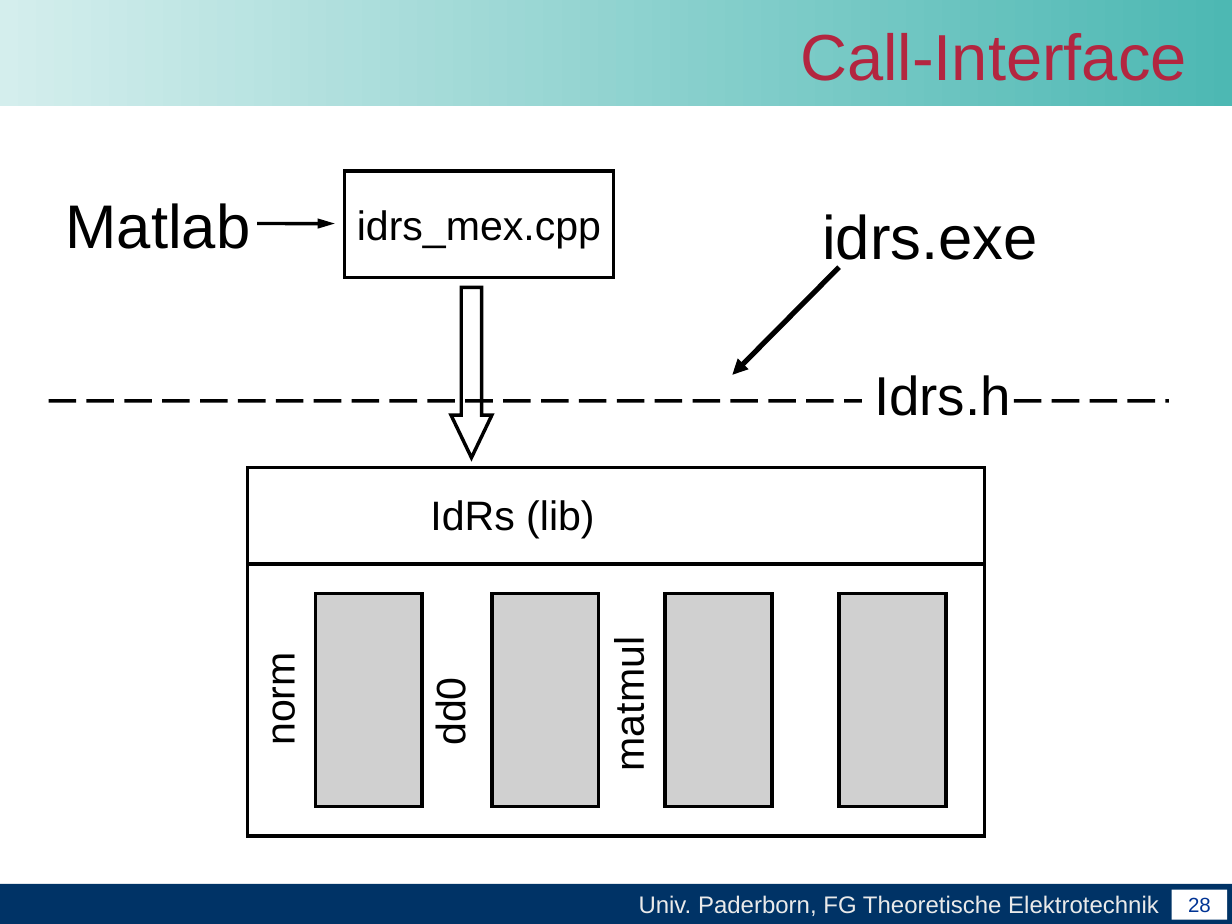
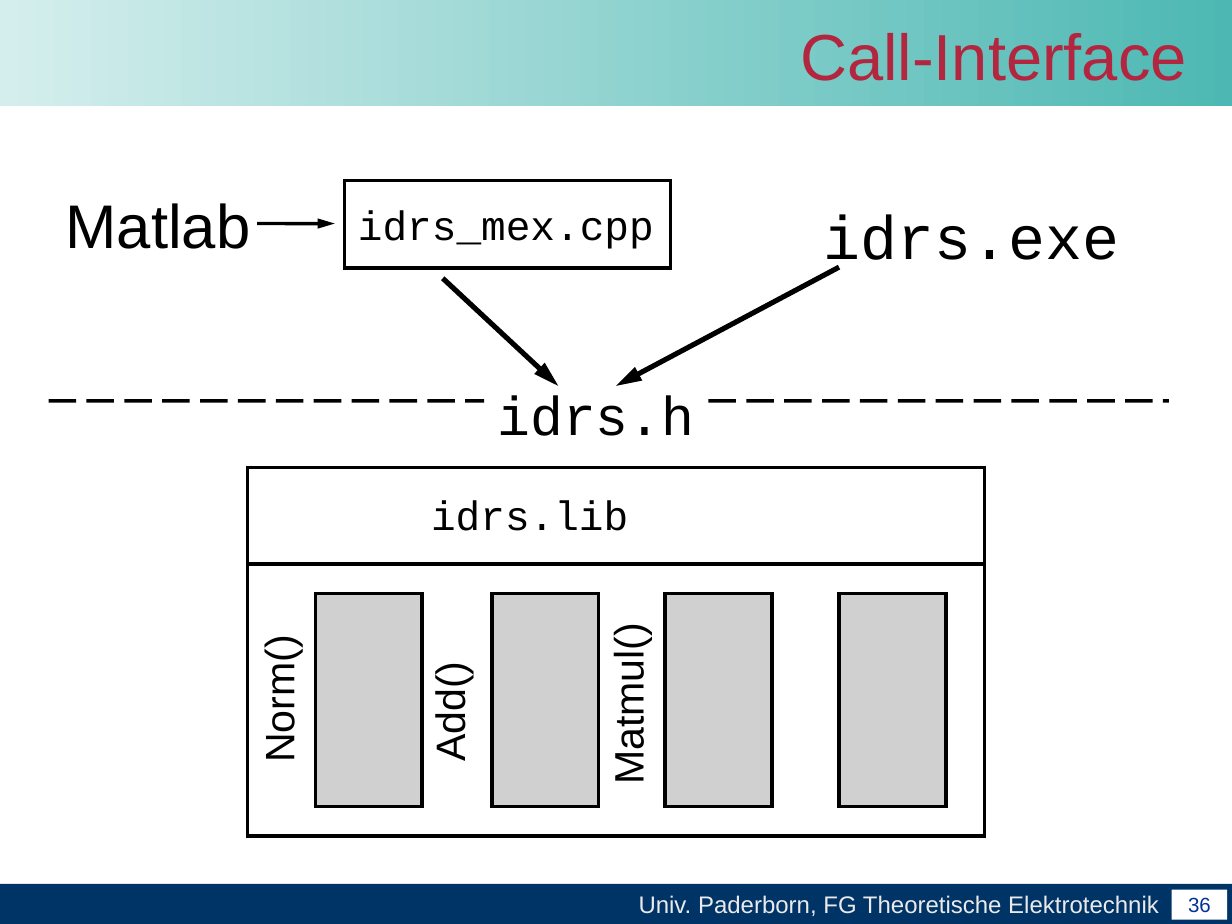
Before and after one commit to unconditional/projektarbeitcuda, a slide deck: slide 36 of Abschlussvortrag/Abschlussvortrag der Projektarbeit CUDA.ppt (slide 28 before the commit). Drawn at 1232x924 pixels with LibreOffice and Linux fonts; fonts in the diff are those of the drawing; grey boxes stand for pictures; background and template pictures are left out. Boxes give left, top, right and bottom in pixels: in the first picture for what was removed or moved away, otherwise in the second. Text is boxed around its words. In the diff, an @@ line names an element or a change of style, - is before the commit and + after.

```diff
--- a/Abschlussvortrag/Abschlussvortrag der Projektarbeit CUDA.ppt
+++ b/Abschlussvortrag/Abschlussvortrag der Projektarbeit CUDA.ppt
@@ rectangle: place and size @@
-rectangle at box(345, 171, 615, 277)
+rectangle at box(345, 181, 671, 269)
@@ text "idrs_mex.cpp" at box(358, 210, 654, 249): font Arial to Courier New @@
@@ text "idrs.exe" at box(824, 215, 1120, 276): font Arial to Courier New @@
@@ arrow moved from (839, 267) - (732, 375) to (839, 267) - (616, 386) @@
@@ arrow added from (442, 278) to (558, 386), #000000 3 pt @@
@@ down arrow removed at box(451, 287, 492, 457) @@
@@ line moved from (48, 400) - (862, 400) to (48, 400) - (484, 400) @@
@@ text at box(497, 396, 694, 436): text changed; font Arial to Courier New @@
-Idrs.h
+idrs.h
@@ line moved from (1014, 400) - (1169, 400) to (708, 400) - (1169, 400) @@
@@ text at box(431, 501, 628, 531): text changed; font Arial to Courier New @@
-IdRs (lib)
+idrs.lib
@@ text at box(257, 647, 303, 759): text changed @@
-norm
+Norm()
@@ text at box(606, 639, 652, 780): text changed @@
-matmul
+Matmul()
@@ text removed at box(428, 683, 474, 743) @@
-dd0
@@ text added at box(428, 671, 474, 758), 24 pt, text #000000 @@
+Add()
@@ page number at box(1188, 897, 1211, 913): text changed @@
-28
+36
```
Also in this commit, not shown: 4 other slides changed, 11 slides added, 2 slides removed.
